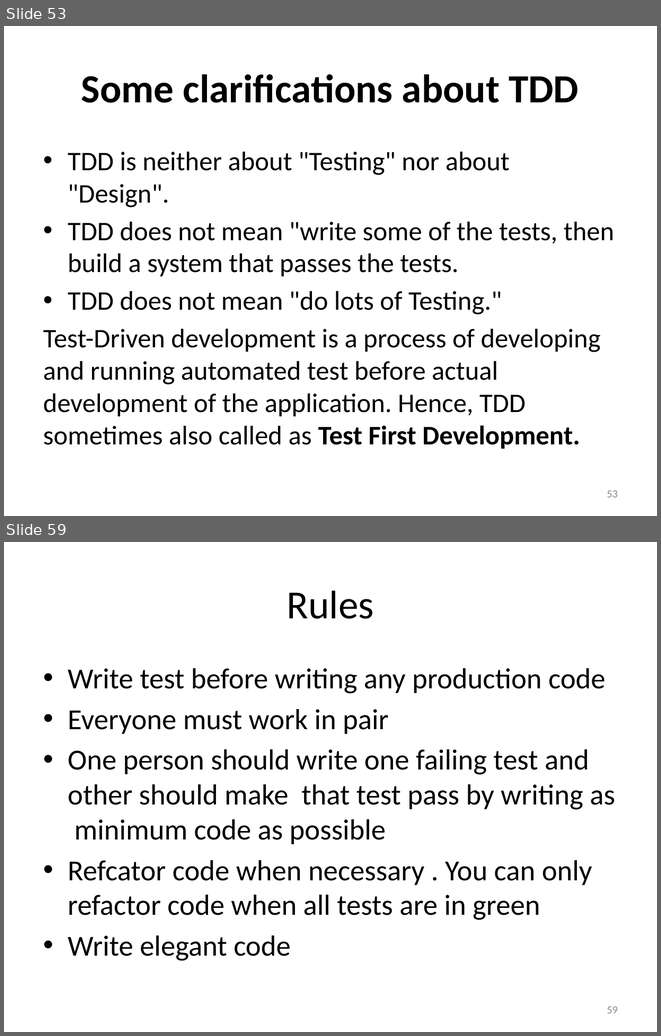
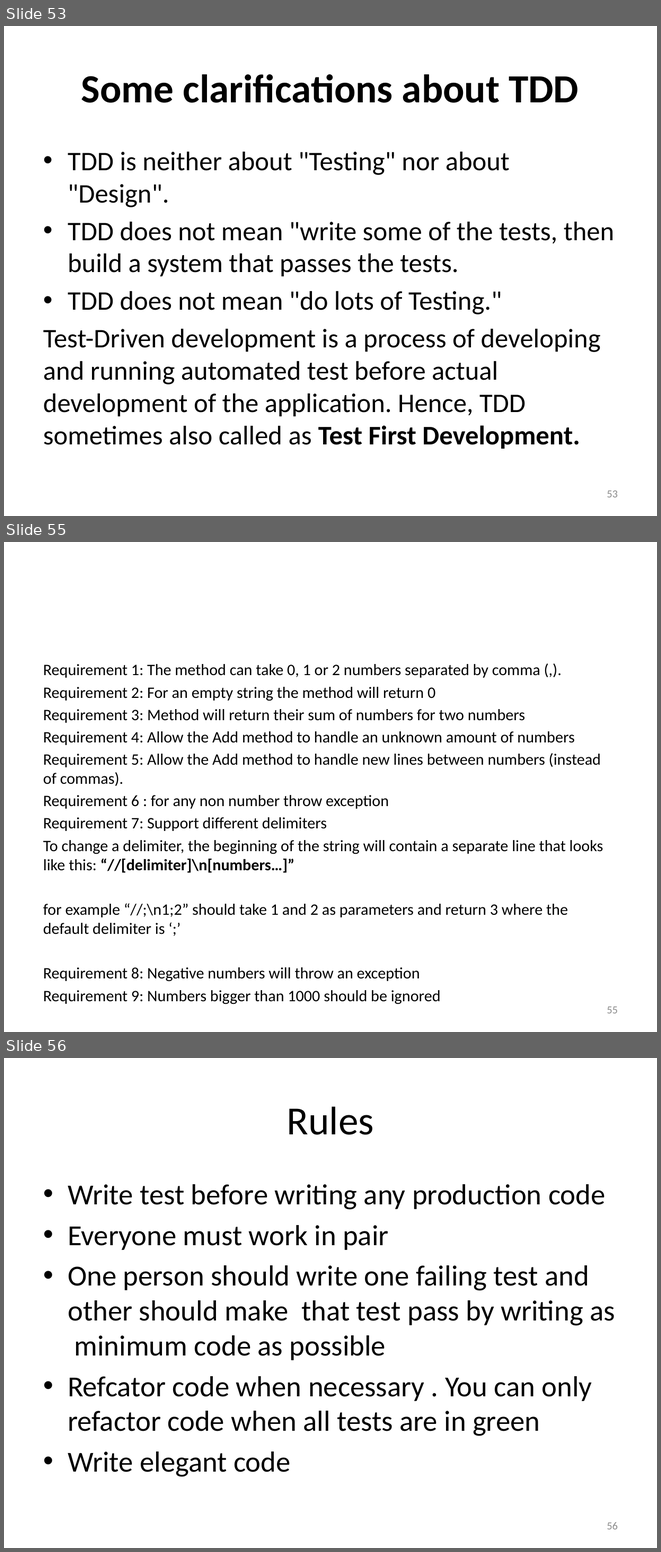
Before and after one commit to SunilPrasad/GithubRepo, a slide deck: TDDExamples/Persentation/Test Driven Development.pptx. Shown one above the other, each under a label of ours: slides 53 and 59 before the commit, slides 53, 55 and 56 after it; the slides between them are not shown. The pictures are 661x1036 and 661x1552 pixels, drawn with LibreOffice and Linux fonts; fonts in the diff are those of the drawing. Boxes give left, top, right and bottom in pixels: in the first picture for what was removed or moved away, otherwise in the second. Text is boxed around its words. In the diff, an @@ line names an element or a change of style, - is before the commit and + after.

```diff
--- a/TDDExamples/Persentation/Test Driven Development.pptx
+++ b/TDDExamples/Persentation/Test Driven Development.pptx
@@ slide 55 added at (x1=4, y1=542, x2=657, y2=1032), background #FFFFFF @@
@@ text added at (x1=43, y1=664, x2=603, y2=981), 17.6 pt, text #000000 @@
+Requirement 1: The method can take 0, 1 or 2 numbers separated by comma (,).
+Requirement 2: For an empty string the method will return 0
+Requirement 3: Method will return their sum of numbers for two numbers
+Requirement 4: Allow the Add method to handle an unknown amount of numbers
+Requirement 5: Allow the Add method to handle new lines between numbers (instead of commas).
+Requirement 6 : for any non number throw exception
+Requirement 7: Support different delimiters
+To change a delimiter, the beginning of the string will contain a separate line that looks like this: “//[delimiter]\n[numbers…]”
+for example “//;\n1;2” should take 1 and 2 as parameters and return 3 where the default delimiter is ‘;’
+Requirement 8: Negative numbers will throw an exception
+Requirement 9: Numbers bigger than 1000 should be ignored
@@ page number added at (x1=607, y1=1006, x2=618, y2=1013), 12 pt, text #8C8C8C @@
+55
@@ what was slide 59 is now slide 56 @@
@@ page number at (x1=607, y1=1522, x2=618, y2=1529): text changed @@
-59
+56
```
Also in this commit, not shown: 1 other slide added, 2 other files.
